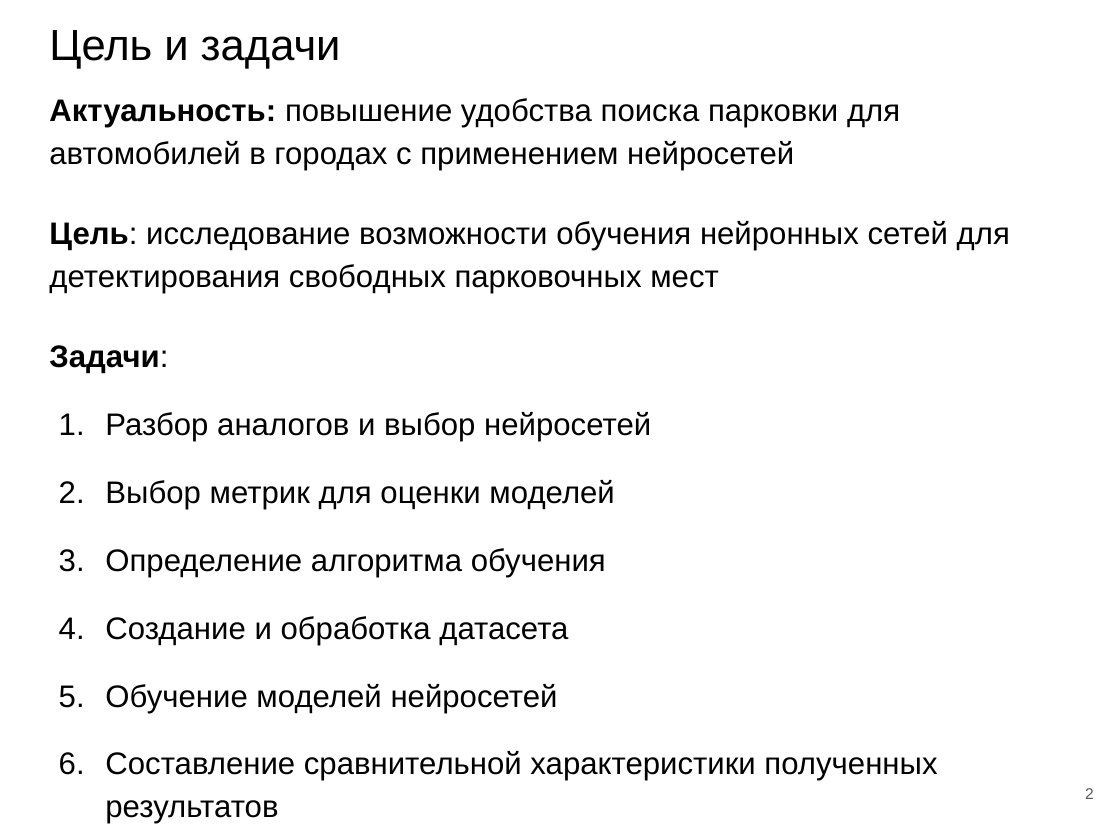
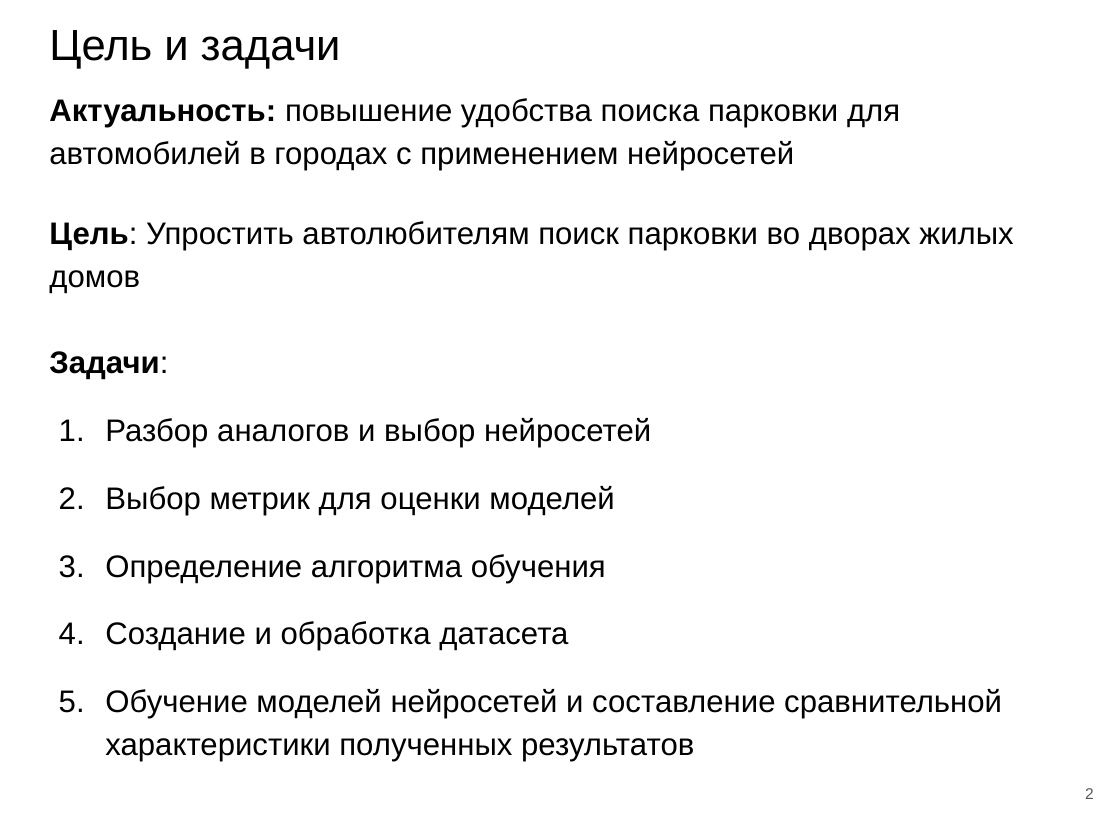
Before and after one commit to Kostebelova-Elizaveta/vkr_0303_KostebelovaEK_parking_detecting_cnn, a slide deck: slide 2 of Презентация_ВКР_Костебелова.pptx. Drawn at 1120x840 pixels with LibreOffice and Linux fonts; fonts in the diff are those of the drawing. Boxes give left, top, right and bottom in pixels: in the first picture for what was removed or moved away, otherwise in the second. Text is boxed around its words. In the diff, an @@ line names an element or a change of style, - is before the commit and + after.

```diff
--- a/Презентация_ВКР_Костебелова.pptx
+++ b/Презентация_ВКР_Костебелова.pptx
@@ text at (x1=49, y1=221, x2=1013, y2=293): text changed @@
-Цель: исследование возможности обучения нейронных сетей для детектирования свободных парковочных мест
+Цель: Упростить автолюбителям поиск парковки во дворах жилых домов
@@ text at (x1=105, y1=689, x2=1002, y2=761): text changed @@
-5. Обучение моделей нейросетей
-6. Составление сравнительной характеристики полученных результатов
+5. Обучение моделей нейросетей и составление сравнительной характеристики полученных результатов
```
Also in this commit, not shown: 3 other slides changed, 2 slides added, 5 other files.
